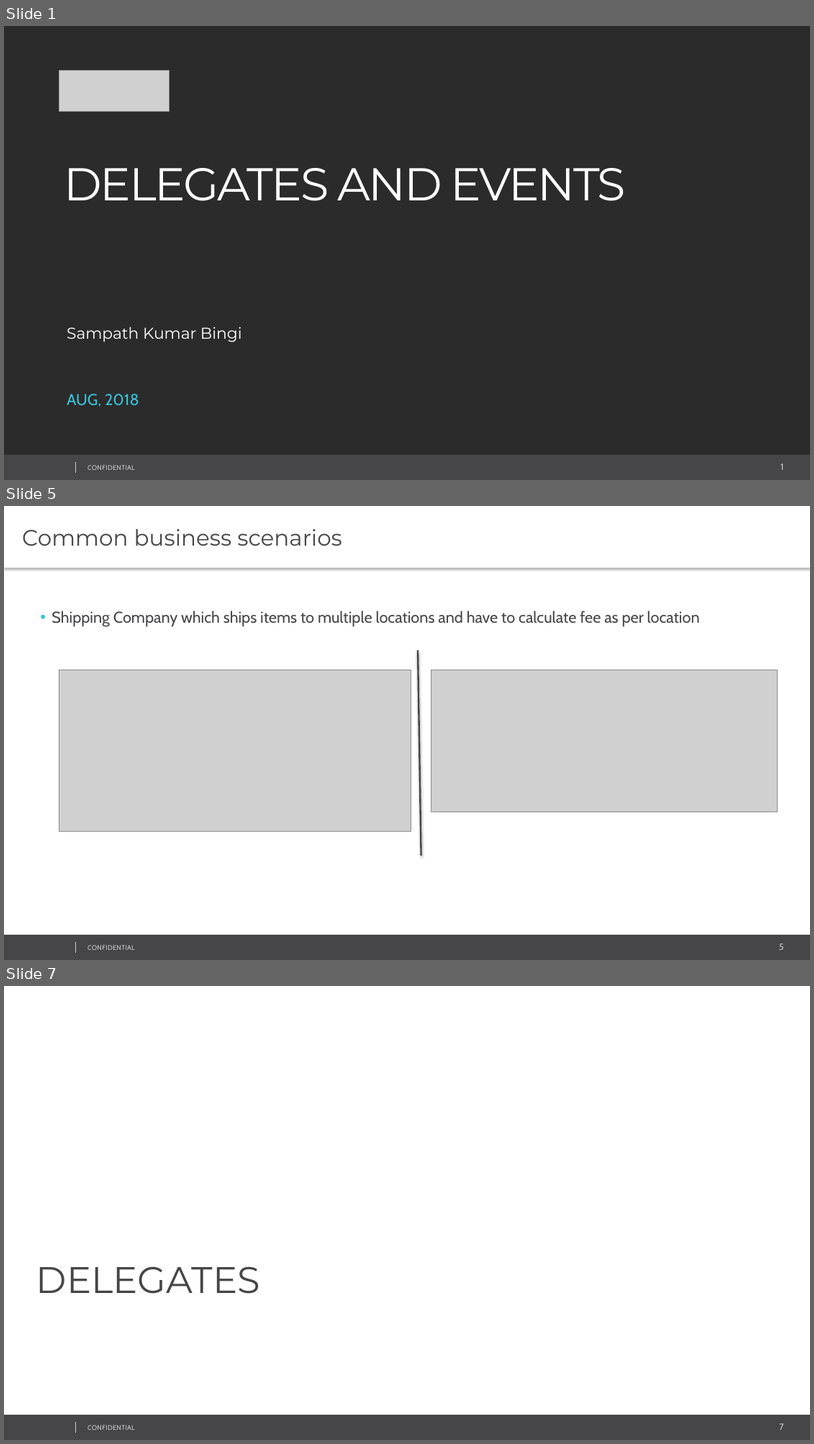
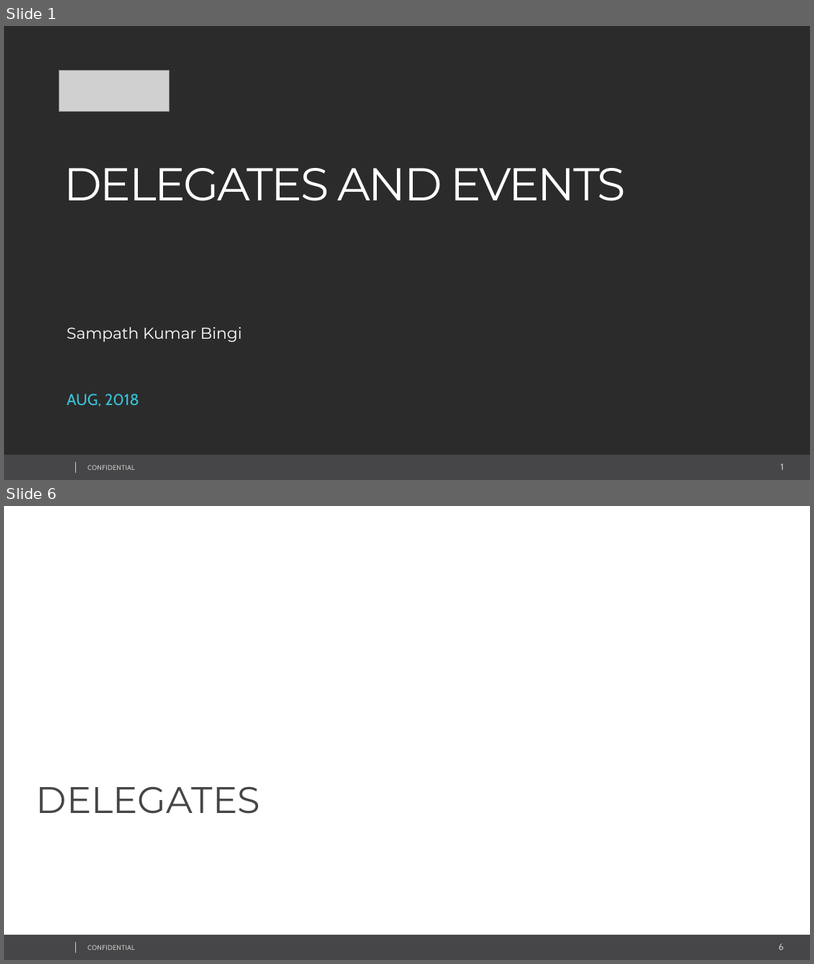
Before and after one commit to sampath42/Delegate_Events, a slide deck: M7/07 Delegates and Events.pptx. Shown one above the other, each under a label of ours: slides 1, 5 and 7 before the commit, slides 1 and 6 after it; the slides between them are not shown. The pictures are 814x1444 and 814x964 pixels, drawn with LibreOffice and Linux fonts; fonts in the diff are those of the drawing; grey boxes stand for pictures; background and template pictures are left out; a plain dark background stands for a picture behind light text. Boxes give left, top, right and bottom in pixels: in the first picture for what was removed or moved away, otherwise in the second. Text is boxed around its words. In the diff, an @@ line names an element or a change of style, - is before the commit and + after.

```diff
--- a/M7/07 Delegates and Events.pptx
+++ b/M7/07 Delegates and Events.pptx
@@ slide 5 removed at (4,506,810,960), background #FFFFFF; not listed: 4 template elements that a slide beside it also shows @@
@@ text removed at (4,506,810,568) @@
-Common business scenarios
@@ text removed at (52,610,700,627) @@
-• Shipping Company which ships items to multiple locations and have to calculate fee as per location
@@ line removed from (419, 650) to (422, 855) @@
@@ picture removed at (59,670,411,831) @@
@@ picture removed at (432,670,778,812) @@
@@ what was slide 7 is now slide 6 @@
@@ page number at (779,943,784,950): text changed @@
-7
+6
```
Also in this commit, not shown: 6 slides changed, 4 slides added, 7 other slides removed, 17 other files.
